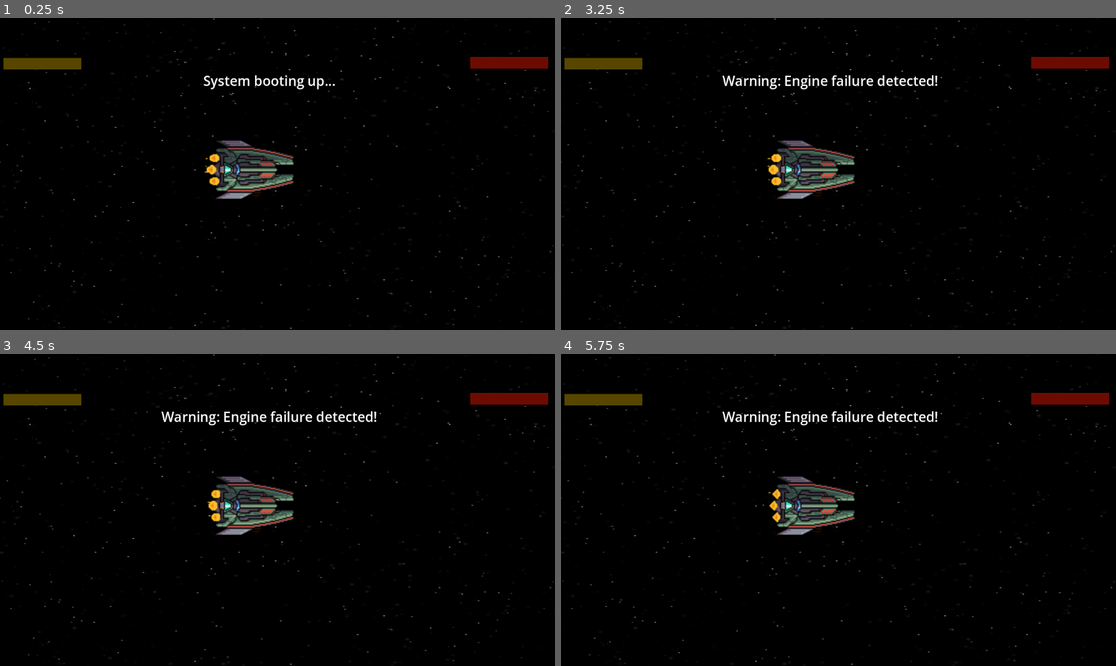
Above: before the commit, frames 1-4 (two rows, left to right).
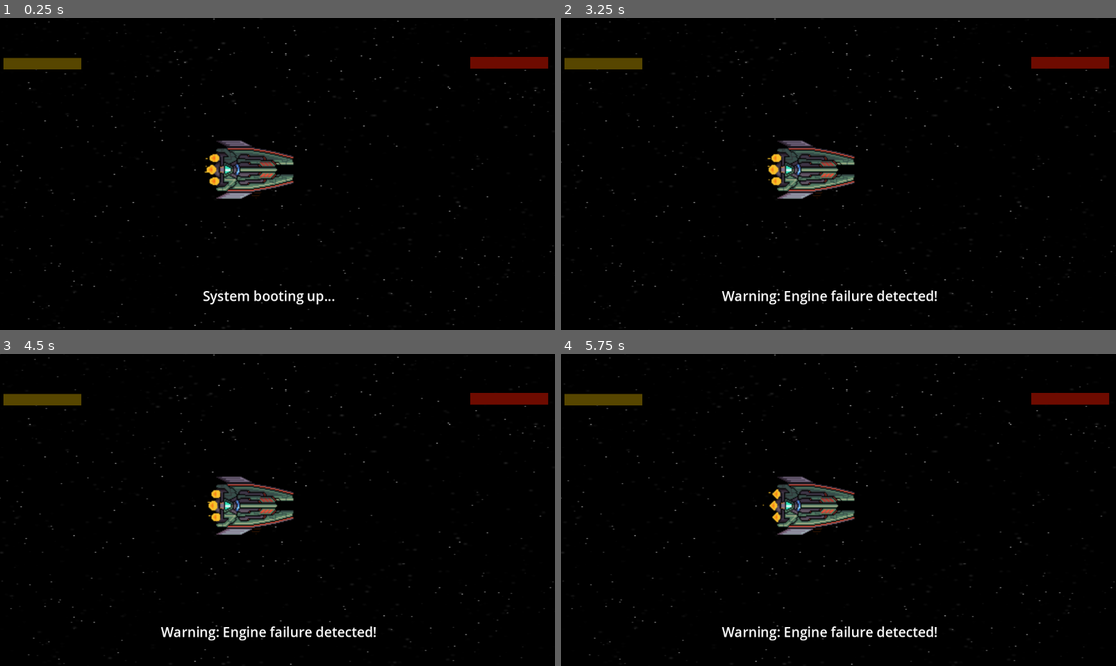
Above: after the commit, the same moments.

Repository: KalinduSE/-Final-Orbit
Game: Godot game, scene res://Scenes/space.tscn
The game is run twice, just before and just after one commit, with the same random seed, the same clock (stepped at 60 frames per second) and the same inputs.
Inputs:
- Up to frame 1 (0.25 s): no input
- Up to frame 2 (3.25 s): tap Enter at 0.5, 2 s; hold Right (ui_right) 0.53-1.28 s; tap Space (ui_select) at 0.77, 1.25, 1.52, 2.75, 3.02 s; hold Down (ui_down) 1.28-2.03 s; hold Right (ui_right) 2.03-2.78 s; hold Up (ui_up) from 2.78 s (still down)
- Up to frame 3 (4.5 s): tap Enter at 3.5 s; release Up (ui_up) at 3.53 s; hold Left (ui_left) from 3.53 s (still down); tap Space (ui_select) at 3.77 s
- Up to frame 4 (5.75 s): tap Space (ui_select) at 4.52, 5 s; release Left (ui_left) at 5.03 s; hold Down (ui_down) from 5.03 s (still down)

The runs differ from the first frame. In frame 1, 0.8% of the frame differs, in the area x 36-61%, y 18-92%; in frame 2, 1.3%, in the area x 28-68%, y 18-92%; in frame 3, 1.3%; in frame 4, 1.3%.

Commit message:
Fixed Option bugs.

Diff:
--- a/final-orbit/Scenes/space.gd
+++ b/final-orbit/Scenes/space.gd
@@ -79,6 +79,9 @@
 	choice_made = true
 	fuel_drain_timer = 0.0
 	print("Save your friend pressed")
+	get_node("UI/ChoiceScreen").visible = false
+	get_node("UI/DecisionTimer").stop()
+	get_node("UI/TimerLabel").visible = false
 
 	# Set target rotation 180° from current rotation
 	target_angle = player.rotation + deg_to_rad(180)
@@ -96,6 +99,9 @@
 	choice_made = true
 	decision_timer.stop()
 	print("Save the Earth pressed")
+	get_node("UI/ChoiceScreen").visible = false
+	get_node("UI/DecisionTimer").stop()
+	get_node("UI/TimerLabel").visible = false
 	# Add your save the Earth logic here
 
 
--- a/final-orbit/Scenes/space.tscn
+++ b/final-orbit/Scenes/space.tscn
@@ -121,10 +121,10 @@
 anchor_top = 1.0
 anchor_right = 0.5
 anchor_bottom = 1.0
-offset_left = -37.0
-offset_top = -537.0
-offset_right = 3.0
-offset_bottom = -498.0
+offset_left = -38.0
+offset_top = -90.0
+offset_right = 2.0
+offset_bottom = -51.0
 grow_horizontal = 2
 grow_vertical = 0
 theme_type_variation = &"HeaderLarge"
@@ -167,8 +167,14 @@
 [node name="DecisionTimer" type="Timer" parent="UI"]
 
 [node name="TimerLabel" type="Label" parent="UI"]
-offset_right = 40.0
-offset_bottom = 23.0
+texture_filter = 1
+offset_left = 578.0
+offset_top = 70.0
+offset_right = 618.0
+offset_bottom = 153.0
+size_flags_stretch_ratio = 5.0
+theme_override_font_sizes/font_size = 60
+horizontal_alignment = 1
 
 [node name="CanvasLayer" type="CanvasLayer" parent="."]
 
